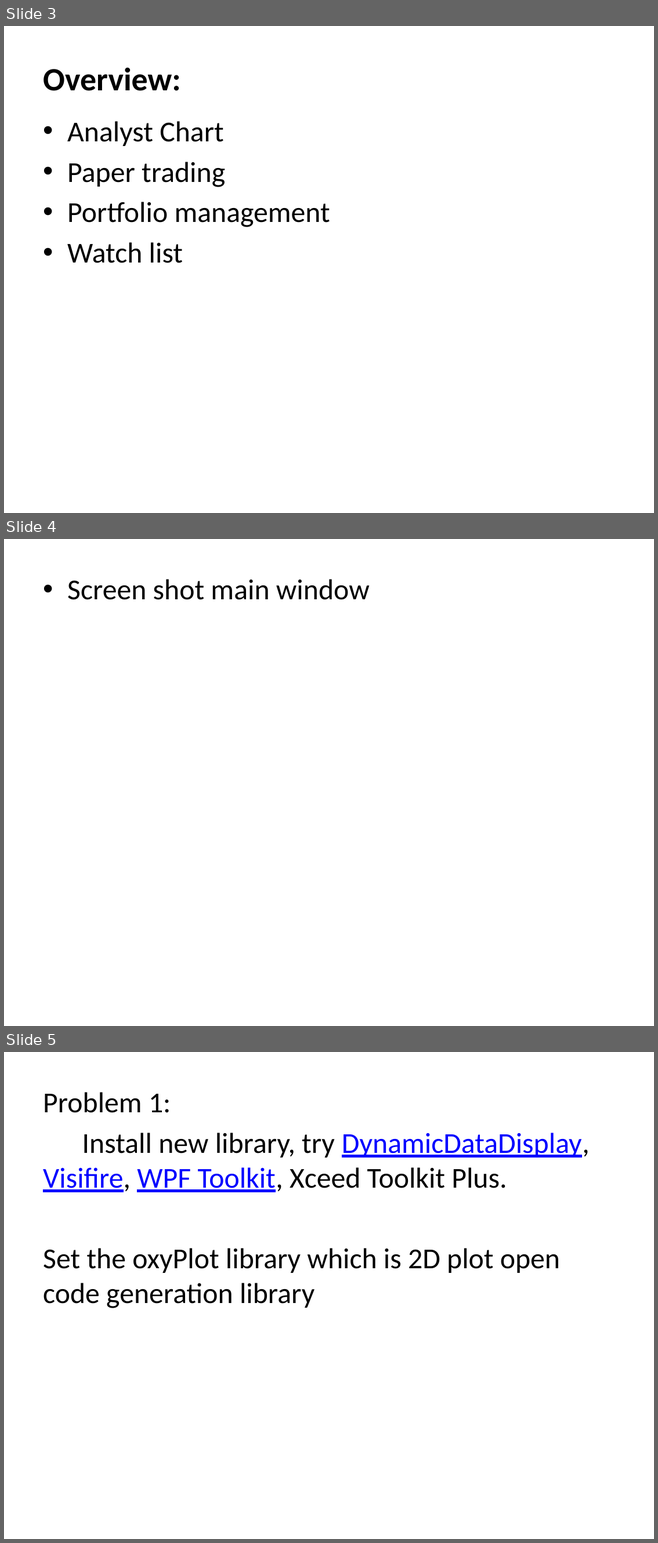
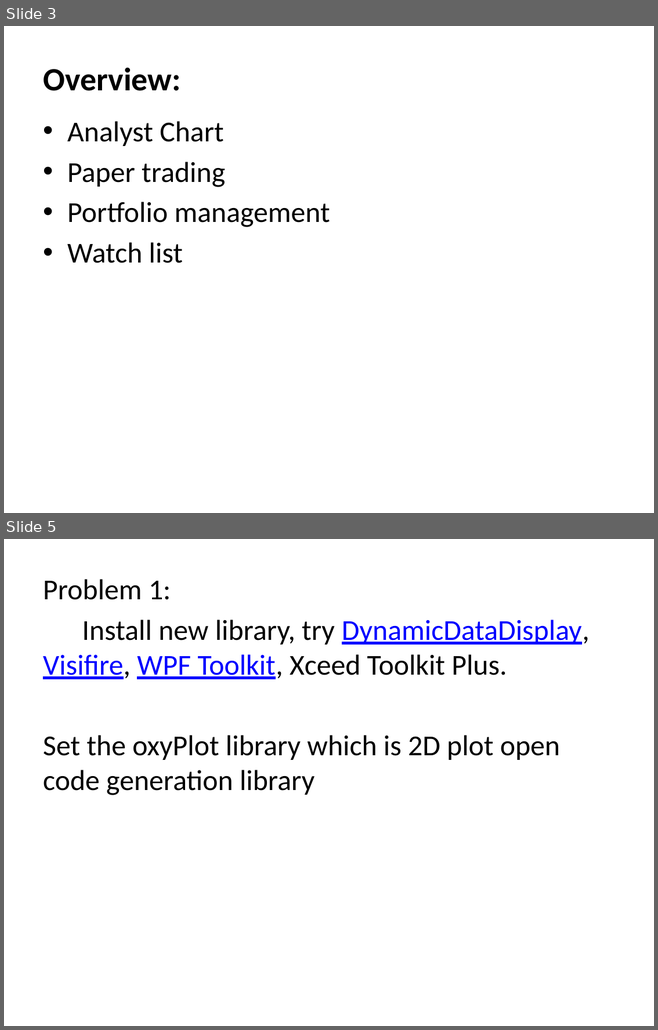
Before and after one commit to IPD8-guofeng/dotnet-group-project, a slide deck: Stock trade and analyst system.pptx. Shown one above the other, each under a label of ours: slides 3, 4 and 5 before the commit, slides 3 and 5 after it; the slides between them are not shown. The pictures are 658x1543 and 658x1030 pixels, drawn with LibreOffice and Linux fonts; fonts in the diff are those of the drawing. Boxes give left, top, right and bottom in pixels: in the first picture for what was removed or moved away, otherwise in the second. Text is boxed around its words. In the diff, an @@ line names an element or a change of style, - is before the commit and + after.

```diff
--- a/Stock trade and analyst system.pptx
+++ b/Stock trade and analyst system.pptx
@@ slide 4 removed at [4, 539, 654, 1026], background #FFFFFF @@
@@ text removed at [67, 579, 369, 600] @@
-• Screen shot main window
```
Also in this commit, not shown: 2 slides changed, 1 slide added, 15 other files.
